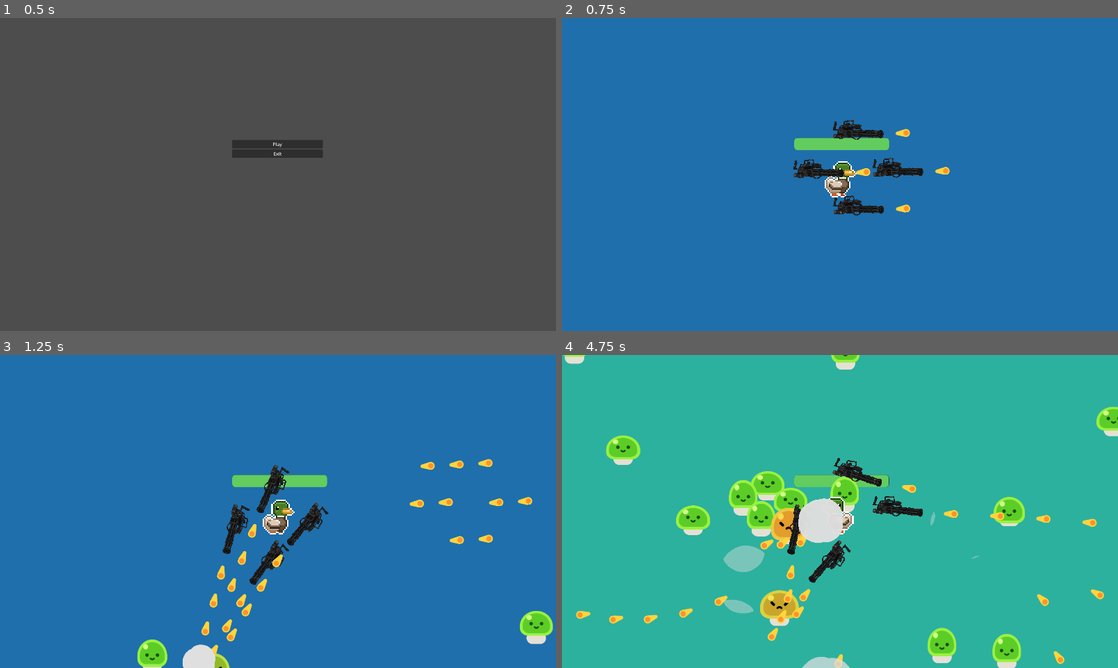
Above: before the commit, frames 1-4 (two rows, left to right).
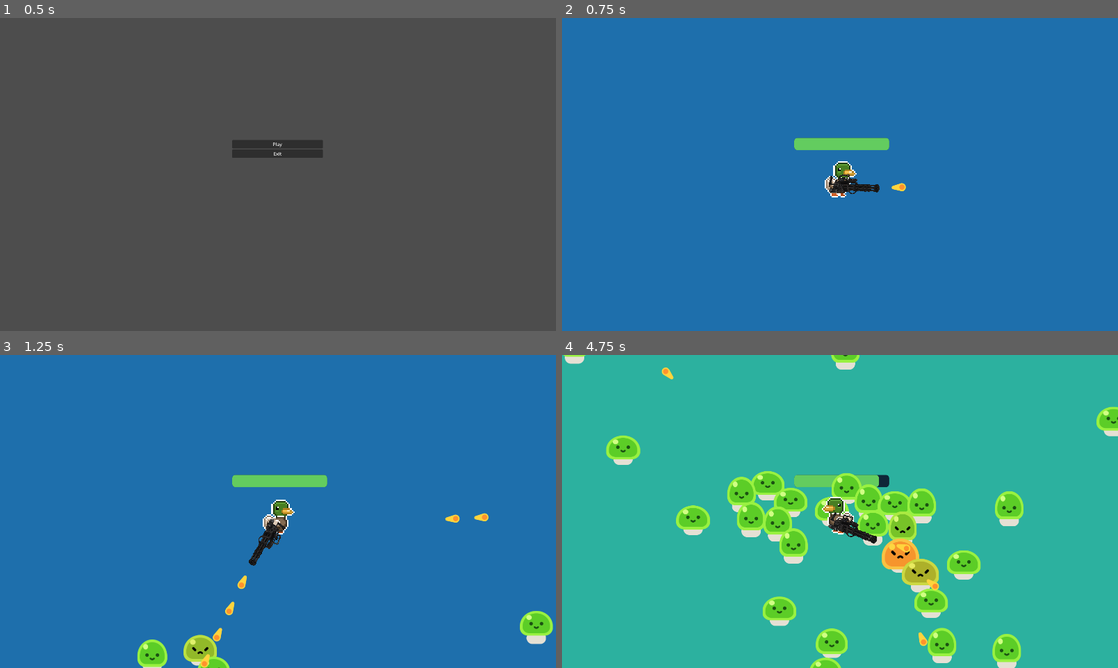
Above: after the commit, the same moments.

Repository: 63csmith/slime_game
Game: Godot game, scene res://main_menu.tscn
The game is run twice, just before and just after one commit, with the same random seed, the same clock (stepped at 60 frames per second) and the same inputs.
Inputs:
- Up to frame 1 (0.5 s): no input
- Up to frame 2 (0.75 s): click "Play" at 0.5 s
- Up to frame 3 (1.25 s): no input
- Up to frame 4 (4.75 s): hold D (move_right) 1.28-2.03 s; hold S (move_down) 2.03-2.78 s; hold D (move_right) 2.78-3.53 s; hold W (move_up) 3.53-4.28 s; hold A (move_left) from 4.28 s (still down)

Frame 1 is identical in both runs. In frame 2, 1.7% of the frame differs, in the area x 41-70%, y 32-64%; in frame 3, 3.4%; in frame 4, 11%, in the area x 2-98%, y 4-100%.

Commit message:
removed-multi gun base

Diff:
--- a/characters/ducky/ducky.tscn
+++ b/characters/ducky/ducky.tscn
@@ -147,4 +147,4 @@
 
 [node name="AnimatedSprite" type="AnimatedSprite2D" parent="."]
 sprite_frames = SubResource("SpriteFrames_wmodh")
-animation = &"idle_left"
+animation = &"walk_left"
--- a/duck_player.tscn
+++ b/duck_player.tscn
@@ -39,22 +39,7 @@
 scale = Vector2(0.2, 0.2)
 
 [node name="Gun" parent="Ducky" instance=ExtResource("3_apu7x")]
-position = Vector2(27, -1.6)
-scale = Vector2(0.2, 0.2)
-collision_layer = 2
-
-[node name="Gun2" parent="Ducky" instance=ExtResource("3_apu7x")]
-position = Vector2(-27.8, -0.8)
-scale = Vector2(0.2, 0.2)
-collision_layer = 2
-
-[node name="Gun3" parent="Ducky" instance=ExtResource("3_apu7x")]
-position = Vector2(-0.199999, 24.4)
-scale = Vector2(0.2, 0.2)
-collision_layer = 2
-
-[node name="Gun4" parent="Ducky" instance=ExtResource("3_apu7x")]
-position = Vector2(-0.4, -27.8)
+position = Vector2(-3.2, 9.6)
 scale = Vector2(0.2, 0.2)
 collision_layer = 2
 
--- a/run_game.gd
+++ b/run_game.gd
@@ -40,6 +40,3 @@
 	$GameOver.visible = true
 	$Duck_player.visible = false
 	$Duck_player/Ducky/Gun.queue_free()
-	$Duck_player/Ducky/Gun2.queue_free()
-	$Duck_player/Ducky/Gun3.queue_free()
-	$Duck_player/Ducky/Gun4.queue_free()
